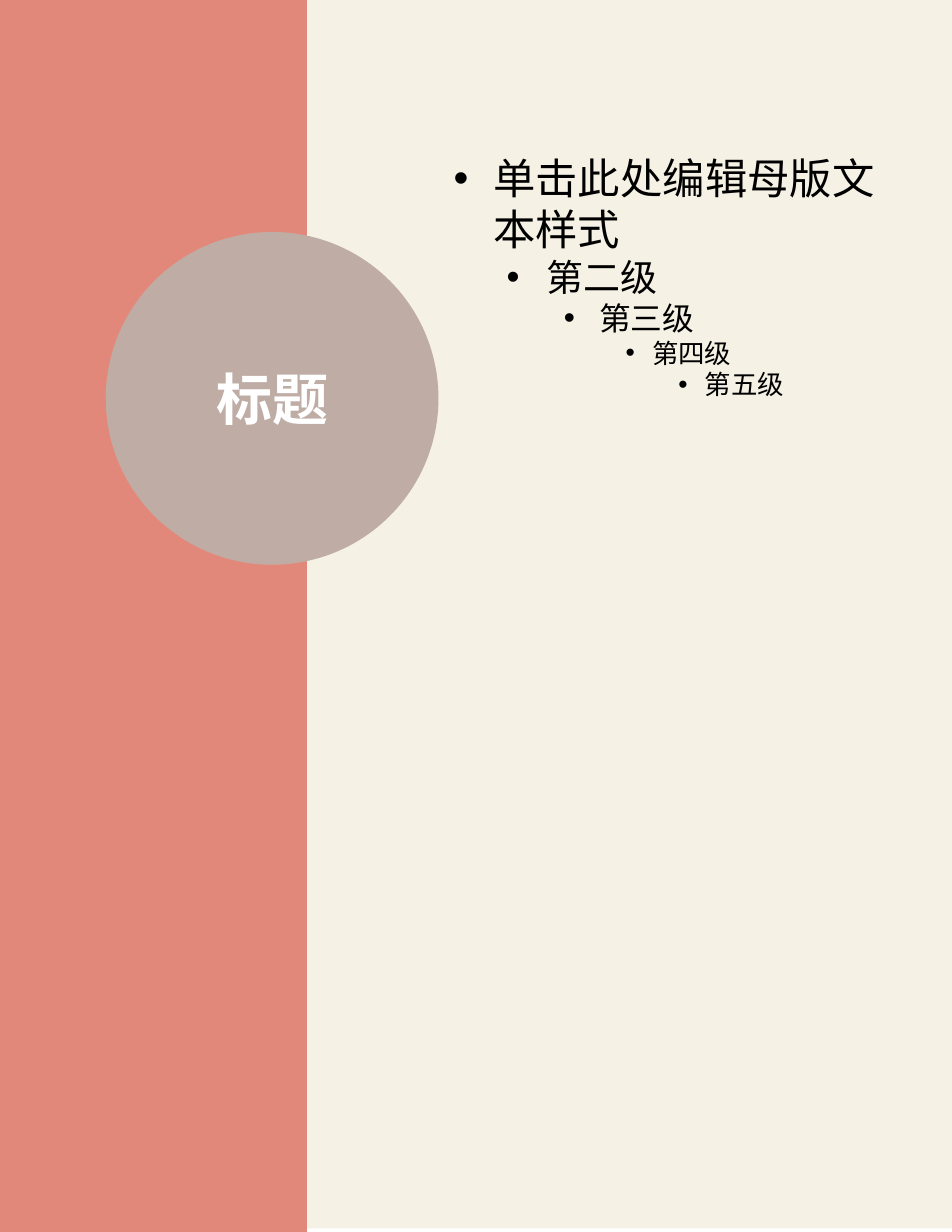
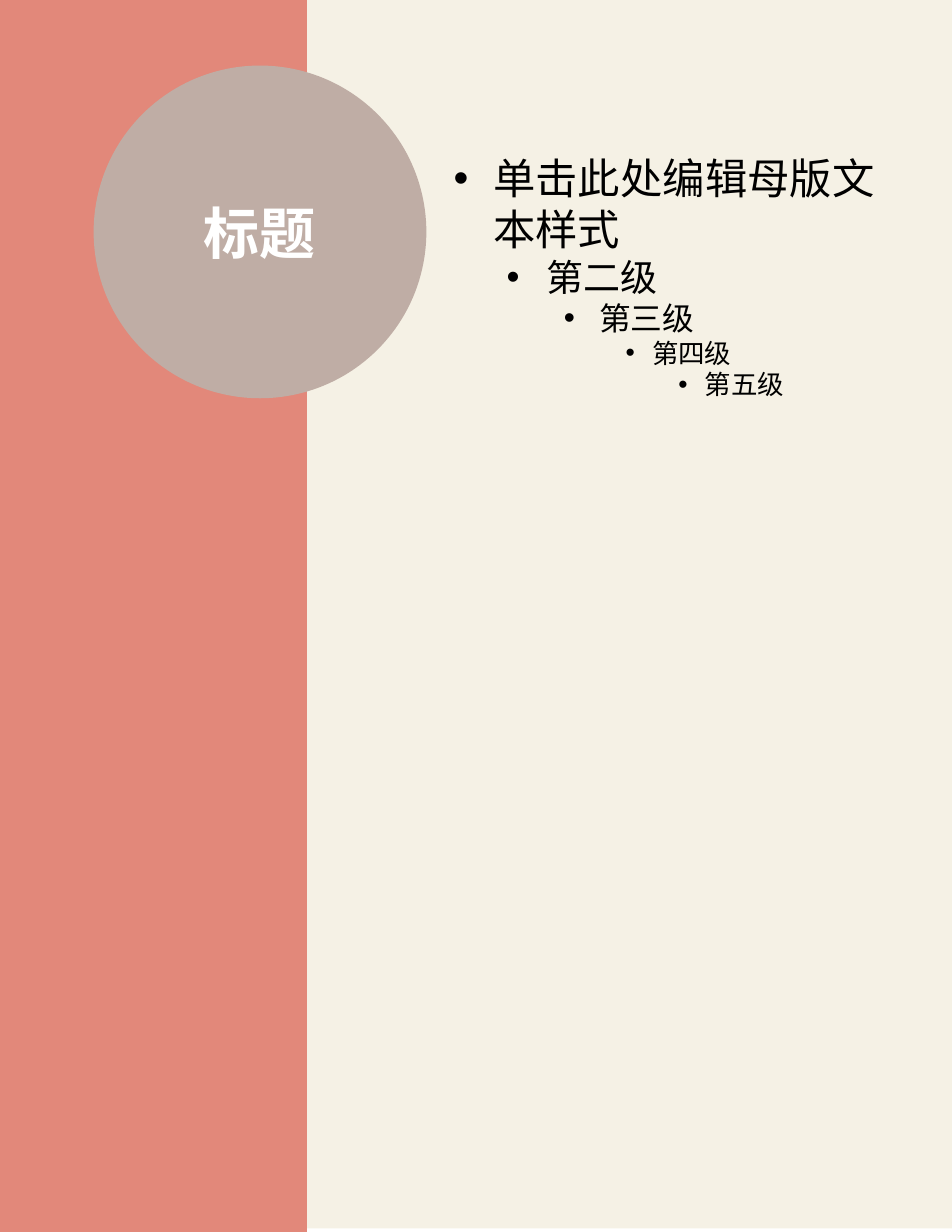
Before and after one commit to XLP-Based-Courses/-, a slide deck: slide 13 of 学习报告文本/学习报告模板.pptx (slide 12 before the commit). Drawn at 952x1232 pixels with LibreOffice and Linux fonts; fonts in the diff are those of the drawing. Boxes give left, top, right and bottom in pixels: in the first picture for what was removed or moved away, otherwise in the second. Text is boxed around its words. In the diff, an @@ line names an element or a change of style, - is before the commit and + after.

```diff
--- a/学习报告文本/学习报告模板.pptx
+++ b/学习报告文本/学习报告模板.pptx
@@ ellipse "标题": place and size @@
-ellipse "标题" at box(105, 232, 438, 564)
+ellipse "标题" at box(94, 66, 427, 399)
```
Also in this commit, not shown: 7 other slides changed, 4 slides added, 1 slide removed, 6 other files.
